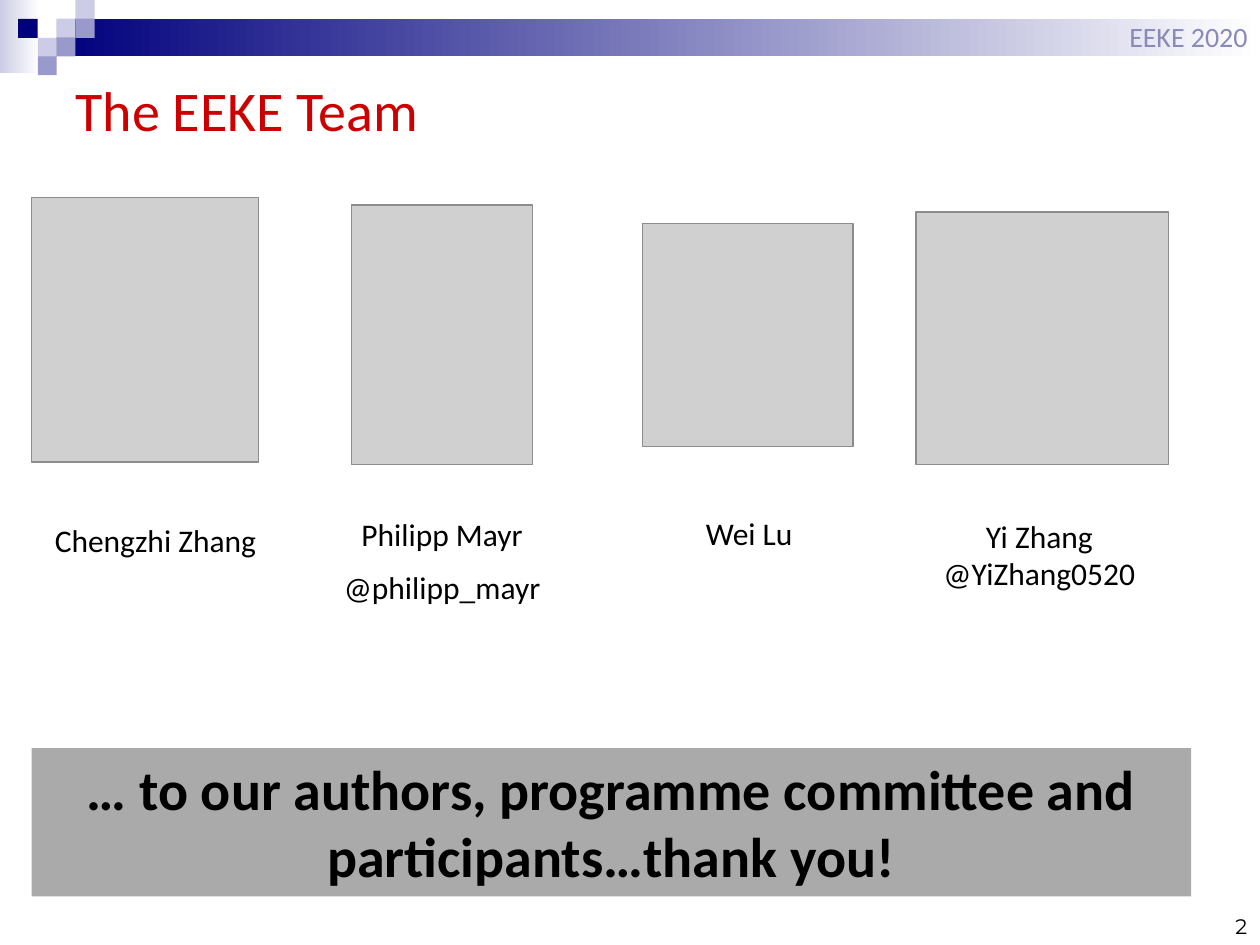
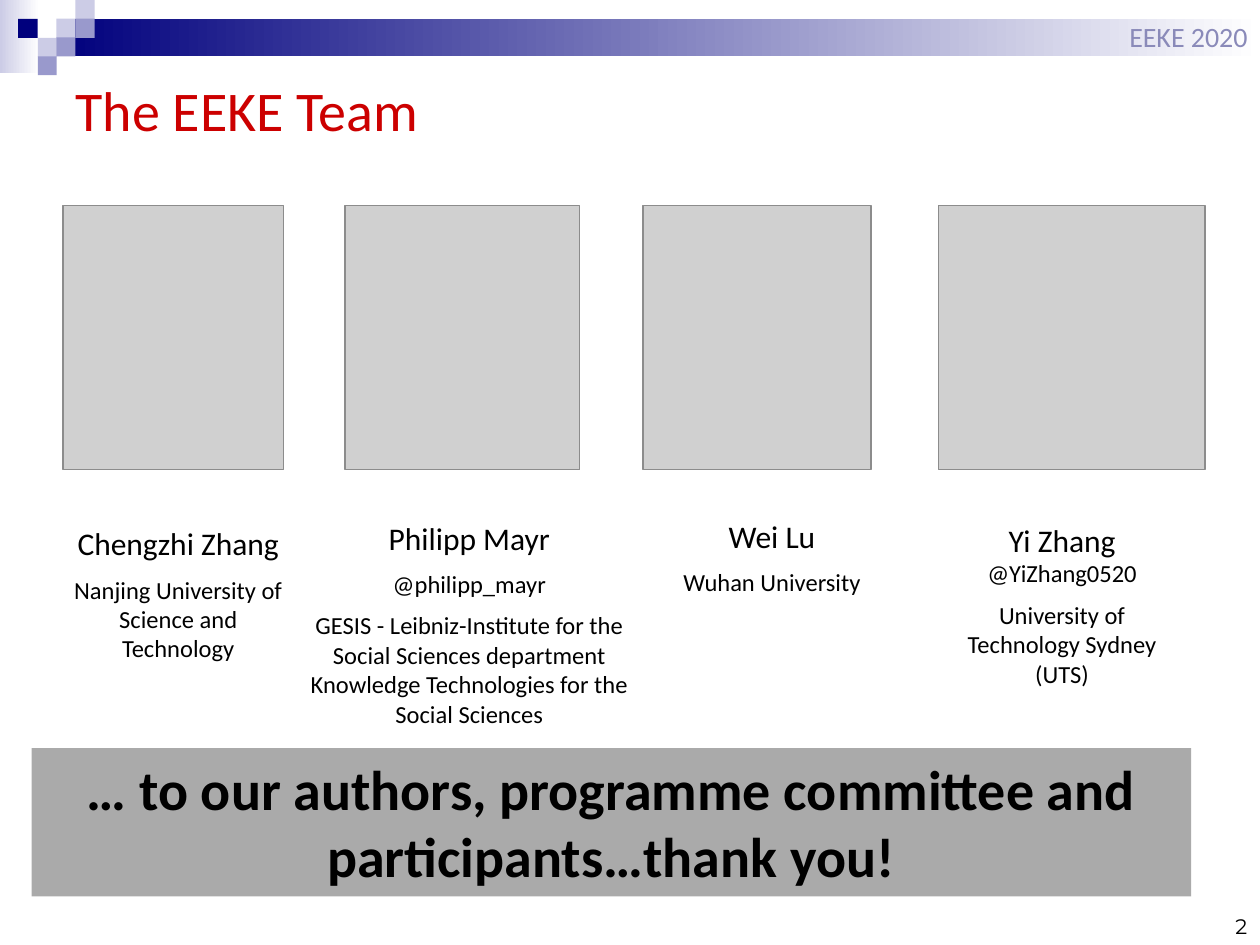
Before and after one commit to EEKE2020/EEKE2020.github.io, a slide deck: slide 2 of slides/eeke2020_intro.pptx. Drawn at 1260x945 pixels with LibreOffice and Linux fonts; fonts in the diff are those of the drawing; grey boxes stand for pictures. Boxes give left, top, right and bottom in pixels: in the first picture for what was removed or moved away, otherwise in the second. Text is boxed around its words. In the diff, an @@ line names an element or a change of style, - is before the commit and + after.

```diff
--- a/slides/eeke2020_intro.pptx
+++ b/slides/eeke2020_intro.pptx
@@ picture: place and size @@
-picture at [32, 198, 258, 462]
+picture at [63, 205, 284, 470]
@@ picture: place and size @@
-picture at [352, 205, 532, 465]
+picture at [345, 205, 580, 470]
@@ picture: place and size @@
-picture at [643, 223, 853, 446]
+picture at [643, 205, 871, 470]
@@ picture: place and size @@
-picture at [916, 212, 1168, 464]
+picture at [939, 205, 1205, 470]
@@ text "Chengzhi Zhang": place and size @@
-text "Chengzhi Zhang" at [55, 530, 256, 558]
+text "Chengzhi Zhang" at [74, 533, 282, 662]
@@ text "Philipp Mayr": place and size @@
-text "Philipp Mayr" at [344, 524, 540, 604]
+text "Philipp Mayr" at [311, 528, 627, 723]
@@ text "Wei Lu": place and size @@
-text "Wei Lu" at [706, 523, 793, 546]
+text "Wei Lu" at [683, 526, 860, 595]
@@ text "Yi Zhang @YiZhang0520": place and size @@
-text "Yi Zhang @YiZhang0520" at [943, 526, 1135, 591]
+text "Yi Zhang @YiZhang0520" at [968, 530, 1156, 687]
@@ text at [987, 530, 1136, 587]: size 18 to 14 pt in "@YiZhang0520"; less space between paragraphs @@
@@ text at [74, 582, 282, 662]: paragraph added @@
+Nanjing University of Science and Technology
@@ text at [393, 576, 546, 597]: size 18 to 14 pt in "@philipp_mayr"; less space between paragraphs @@
@@ text at [683, 574, 860, 595]: paragraph added @@
+Wuhan University
@@ text at [311, 617, 627, 723]: paragraph added @@
+GESIS - Leibniz-Institute for the Social Sciences department Knowledge Technologies for the Social Sciences
@@ text at [968, 607, 1156, 687]: paragraph added @@
+University of Technology Sydney (UTS)
```
Also in this commit, not shown: 9 other slides changed, 3 slides added, 2 slides removed.
